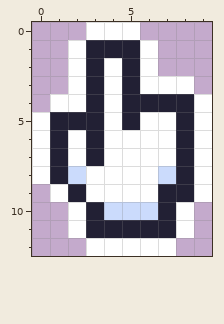
Pixel-art file, stored at src/main/resources/textures/tictactoe/ase/cursorPoint.aseprite. The first picture shows the starting point.
10x13 pixels, 1 frame. Colours within 5 levels of each other are drawn and written as one.
And afterwards:
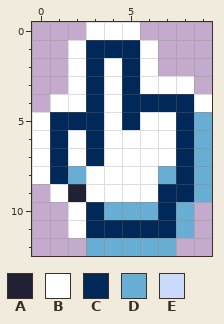
Palette (. is transparent): A #222034  B #ffffff  C #002859  D #68aed4  E #cbdbfc
Diff:
layer "Layer 2" added
Layers "Layer 2", "Layer 1":
y 1: x 3..5 AAA -> CCC
y 2..3: x 3 A -> C; x 5 A -> C
y 4: x 3 A -> C; x 5..8 AAAA -> CCCC
y 5: x 1..3 AAA -> CCC; x 5 A -> C; x 8..9 AB -> CD
y 6..7: x 1 A -> C; x 3 A -> C; x 8..9 AB -> CD
y 8: x 1..2 AE -> CD; x 7..9 EAB -> DCD
y 9: x 7..9 AAB -> CCD
y 10: x 3..8 AEEEAB -> CDDDCD
y 11: x 3..8 AAAAAB -> CCCCCD
y 12: x 3..7 BBBBB -> DDDDD
